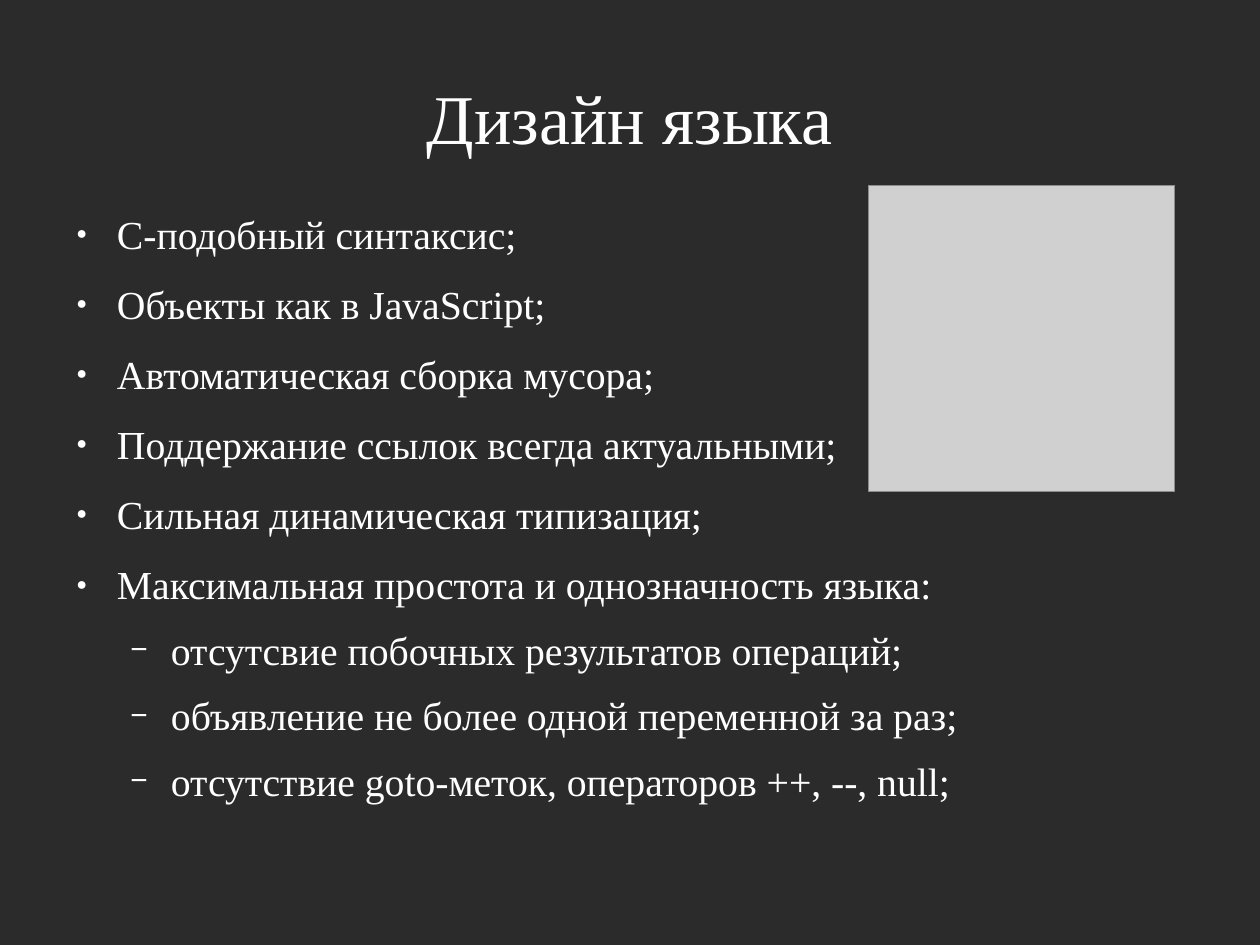
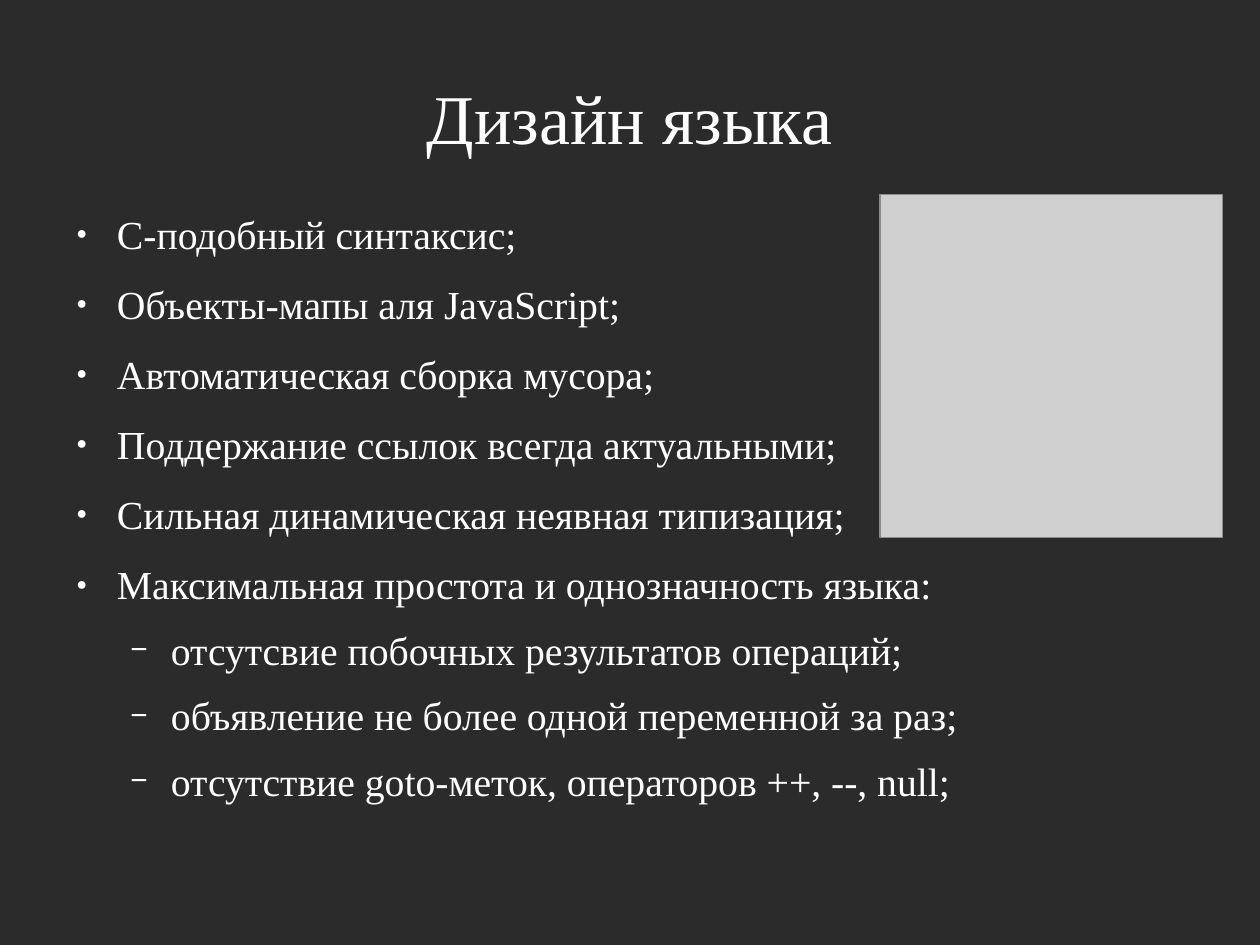
Before and after one commit to masyagin1998/GCI, a slide deck: slide 3 of docs/presentation.odp. Drawn at 1260x945 pixels with LibreOffice and Linux fonts; fonts in the diff are those of the drawing; grey boxes stand for pictures; background and template pictures are left out; a plain dark background stands for a picture behind light text. Boxes give left, top, right and bottom in pixels: in the first picture for what was removed or moved away, otherwise in the second. Text is boxed around its words. In the diff, an @@ line names an element or a change of style, - is before the commit and + after.

```diff
--- a/docs/presentation.odp
+++ b/docs/presentation.odp
@@ picture: place and size @@
-picture at bbox=[869, 185, 1175, 492]
+picture at bbox=[880, 194, 1223, 537]
@@ text at bbox=[117, 290, 620, 327]: text changed @@
-● Объекты как в JavaScript;
+● Объекты-мапы аля JavaScript;
@@ text at bbox=[117, 502, 845, 537]: text changed @@
-● Сильная динамическая типизация;
+● Сильная динамическая неявная типизация;
```
Also in this commit, not shown: 7 other slides changed, 2 slides added, 2 slides removed, 1 other file.
